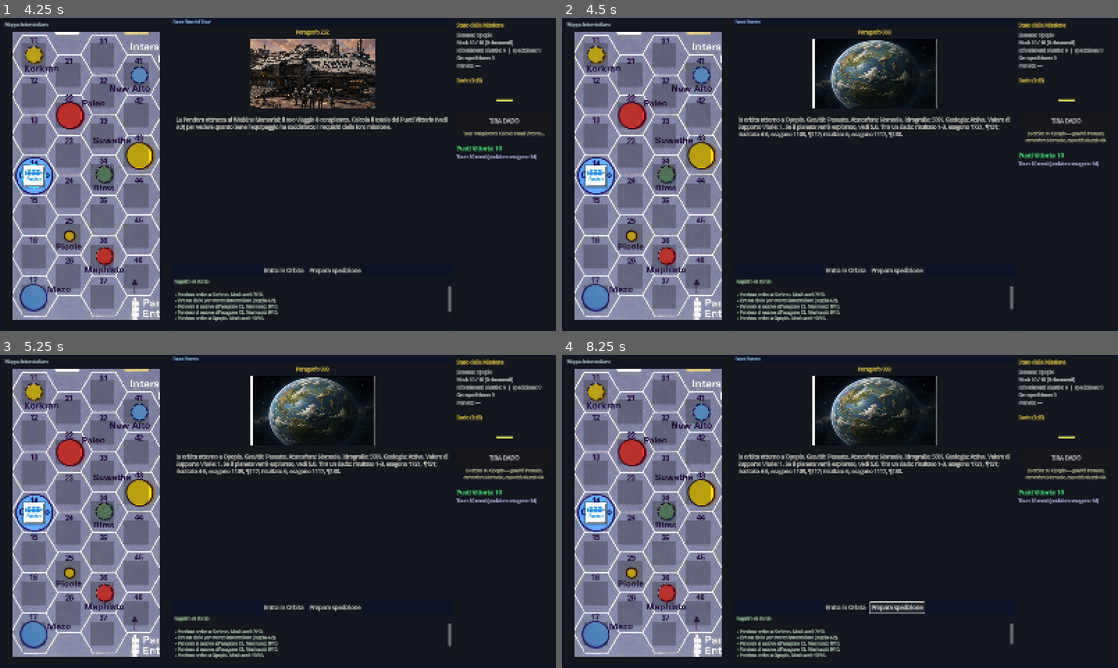
Above: before the commit, frames 1-4 (two rows, left to right).
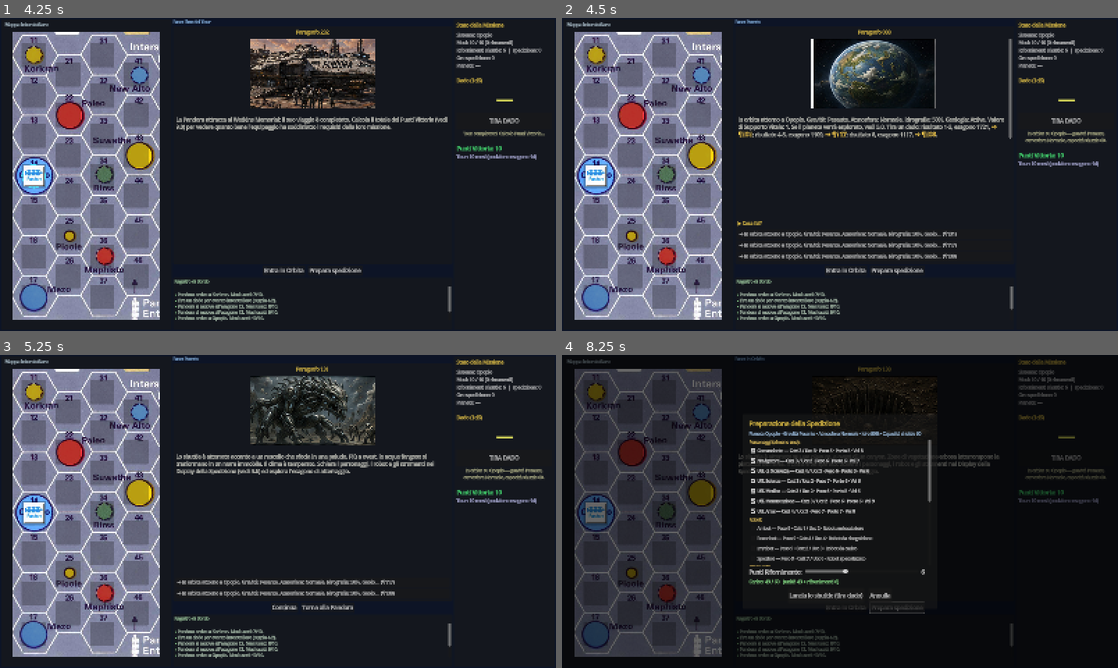
Above: after the commit, the same moments.

Repository: Tannoiser2/voyage-of-BSM-Pandora
Game: Godot game, scene res://scenes/Main.tscn
Same seed, same stepped clock (60 frames per second), same inputs: the game is played once before the commit and once after it.
Inputs (mouse positions are in pixels of both pictures, inside the frame that each line leads up to):
- Up to frame 1 (4.25 s): click "10 Mesi" at 0.5 s; click (33, 55) at 1.25 s; click (33, 96) at 2 s; click (33, 136) at 2.75 s; click (33, 177) at 3.5 s
- Up to frame 2 (4.5 s): click "Entra in Orbita" at 4.25 s
- Up to frame 3 (5.25 s): click (311, 570) at 5 s, where only the run after the commit has a clickable "→ In orbita attorno a Opoplo.…"
- Up to frame 4 (8.25 s): click (873, 583) at 5.75 s, where only the run after the commit has a clickable "→ In orbita attorno a Opoplo.…"; click (873, 592) at 6.5 s, where only the run after the commit has a clickable "→ In orbita attorno a Opoplo.…"; click (845, 608) at 7.25 s, where only the run after the commit has a clickable "Continua"; click "Prepara spedizione" at 8 s

Frame 1 is identical in both runs. In frame 2, 3.8% of the frame differs, in the area x 31-81%, y 6-78%; in frame 3, 6.4%; in frame 4, 35%, in the area x 0-98%, y 0-97%.
Error after the commit: Attempted to free a locked object (calling or emitting). (res://scripts/GameScreen.gd:1131)

Commit message:
Motore a paragrafi: scelte cliccabili (libro-gioco)
Primo passo della revisione profonda. I rimandi ¶NNN dei paragrafi ora
guidano davvero il gioco:

- get_paragraph_choices() estrae le scelte dal testo (ogni rimando ¶NNN con
  la frase/condizione che lo contiene come etichetta)
- i rimandi nel testo sono resi cliccabili (link inline dorati)
- sotto il paragrafo compaiono pulsanti-scelta chiari ("Cosa fai?")
- niente piu vicoli ciechi: con scelte si clicca per proseguire, senza scelte
  resta il pulsante Continua contestuale

Verificato eseguendo il gioco (Godot 4.4.1): navigazione fra paragrafi e
catene di scelte funzionanti.

Diff:
--- a/godot/scripts/GameData.gd
+++ b/godot/scripts/GameData.gd
@@ -121,6 +121,42 @@
 
 func get_paragraph_text(num: int) -> String:
 	return get_paragraph(num).get("it", "")
+
+# Estrae le scelte/rimandi di un paragrafo (libro-gioco). Ogni rimando ¶NNN nel
+# testo diventa una scelta cliccabile; l'etichetta è la frase/riga che lo contiene.
+func get_paragraph_choices(num: int) -> Array:
+	var text := get_paragraph_text(num)
+	var choices: Array = []
+	var seen := {}
+	# Spezza il testo in segmenti su a-capo e punti elenco, così ogni condizione
+	# con un rimando diventa una scelta distinta.
+	var segments := text.replace("•", "\n").split("\n", false)
+	for seg in segments:
+		var s: String = seg.strip_edges()
+		if s.is_empty():
+			continue
+		var re := RegEx.new()
+		re.compile("¶\\s*(\\d{1,3})")
+		var matches := re.search_all(s)
+		if matches.is_empty():
+			continue
+		# Etichetta = segmento ripulito dal marcatore e dai rimandi
+		var label := s
+		label = label.lstrip("* ").strip_edges()
+		var cleaner := RegEx.new()
+		cleaner.compile("¶\\s*\\d{1,3}")
+		label = cleaner.sub(label, "", true).strip_edges()
+		label = label.rstrip(":.,; ").strip_edges()
+		for m in matches:
+			var target := int(m.get_string(1))
+			if seen.has(target):
+				continue
+			seen[target] = true
+			var lbl := label
+			if lbl.is_empty():
+				lbl = "Vai al paragrafo %03d" % target
+			choices.append({"para": target, "label": lbl})
+	return choices
 
 func get_planet_paragraph(planet_name: String, tour_length: int) -> int:
 	var systems: Dictionary = interstellar.get("star_systems", {})
--- a/godot/scripts/GameScreen.gd
+++ b/godot/scripts/GameScreen.gd
@@ -15,6 +15,7 @@
 var dice_panel: Control
 var current_para_num: int = 0
 var _prep_updating: bool = false
+var choices_box: VBoxContainer
 
 # Fattore di scala con cui la mappa reale dell'environ viene mostrata nel pannello.
 # 1.0 = dimensione nativa del rendering; valori < 1 rimpiccioliscono. La vista è
@@ -174,7 +175,22 @@
 	paragraph_display.text = "[i]Scegli la durata del tour e avvia una nuova partita.[/i]"
 	paragraph_display.add_theme_font_size_override("normal_font_size", 15)
 	paragraph_display.add_theme_color_override("default_color", Color(0.9, 0.9, 0.85))
+	paragraph_display.meta_clicked.connect(_on_meta_clicked)
 	scroll.add_child(paragraph_display)
+
+	# Scelte del paragrafo (rimandi ¶NNN resi cliccabili)
+	var choices_label := Label.new()
+	choices_label.name = "ChoicesLabel"
+	choices_label.text = "▶ Cosa fai?"
+	choices_label.add_theme_font_size_override("font_size", 13)
+	choices_label.add_theme_color_override("font_color", Color(1.0, 0.85, 0.3))
+	choices_label.visible = false
+	para_vbox.add_child(choices_label)
+
+	choices_box = VBoxContainer.new()
+	choices_box.name = "ChoicesBox"
+	choices_box.add_theme_constant_override("separation", 5)
+	para_vbox.add_child(choices_box)
 
 	# Action buttons row
 	var actions_hbox := HBoxContainer.new()
@@ -966,6 +982,7 @@
 	_show_expedition_panel()
 
 func _on_encounter_started(creature_name: String) -> void:
+	_clear_choices()
 	var cdata := GameData.get_creature(creature_name)
 	var title_lbl := find_child("ParaTitle", true, false) as Label
 	if title_lbl: title_lbl.text = "Incontro: %s" % creature_name
@@ -990,6 +1007,7 @@
 	_show_expedition_panel()
 
 func _show_expedition_panel() -> void:
+	_clear_choices()
 	var title_lbl := find_child("ParaTitle", true, false) as Label
 	if title_lbl: title_lbl.text = "— Spedizione su %s —" % GameState.current_planet
 
@@ -1065,10 +1083,62 @@
 		var img_path := GameData.get_event_image_path(para_num)
 		if not img_path.is_empty():
 			bb += "[center][img=360]" + img_path + "[/img][/center]\n\n"
-		bb += "[p]" + text + "[/p]"
+		bb += "[p]" + _linkify(text) + "[/p]"
 		para_display.bbcode_text = bb
 
+	_build_choices(para_num)
 	_update_action_buttons(GameState.phase_name(GameState.current_phase))
+
+# Trasforma i rimandi ¶NNN del testo in link cliccabili.
+func _linkify(text: String) -> String:
+	var re := RegEx.new()
+	re.compile("¶\\s*(\\d{1,3})")
+	var out := ""
+	var last := 0
+	for m in re.search_all(text):
+		out += text.substr(last, m.get_start() - last)
+		var n := m.get_string(1)
+		out += "[url=%s][color=#ffd24d][b]→ ¶%s[/b][/color][/url]" % [n, n]
+		last = m.get_end()
+	out += text.substr(last)
+	return out
+
+# Costruisce i pulsanti-scelta sotto il paragrafo dai rimandi ¶NNN.
+func _build_choices(para_num: int) -> void:
+	_clear_choices()
+	var choices := GameData.get_paragraph_choices(para_num)
+	var lbl := find_child("ChoicesLabel", true, false) as Label
+	if lbl: lbl.visible = choices.size() > 0
+	for ch in choices:
+		var b := Button.new()
+		var label_text: String = ch.label
+		if label_text.length() > 90:
+			label_text = label_text.substr(0, 88) + "…"
+		b.text = "→ %s  (¶%03d)" % [label_text, ch.para]
+		b.tooltip_text = ch.label
+		b.clip_text = true
+		b.size_flags_horizontal = Control.SIZE_EXPAND_FILL
+		b.alignment = HORIZONTAL_ALIGNMENT_LEFT
+		b.add_theme_font_size_override("font_size", 13)
+		b.pressed.connect(_on_choice_selected.bind(ch.para))
+		choices_box.add_child(b)
+
+func _clear_choices() -> void:
+	if not choices_box:
+		return
+	for c in choices_box.get_children():
+		choices_box.remove_child(c)
+		c.free()
+	var lbl := find_child("ChoicesLabel", true, false) as Label
+	if lbl: lbl.visible = false
+
+func _on_choice_selected(para: int) -> void:
+	GameState.show_paragraph(para)
+
+func _on_meta_clicked(meta) -> void:
+	var n := int(str(meta))
+	if n > 0:
+		GameState.show_paragraph(n)
 
 func _on_message(msg: String) -> void:
 	if log_display:
